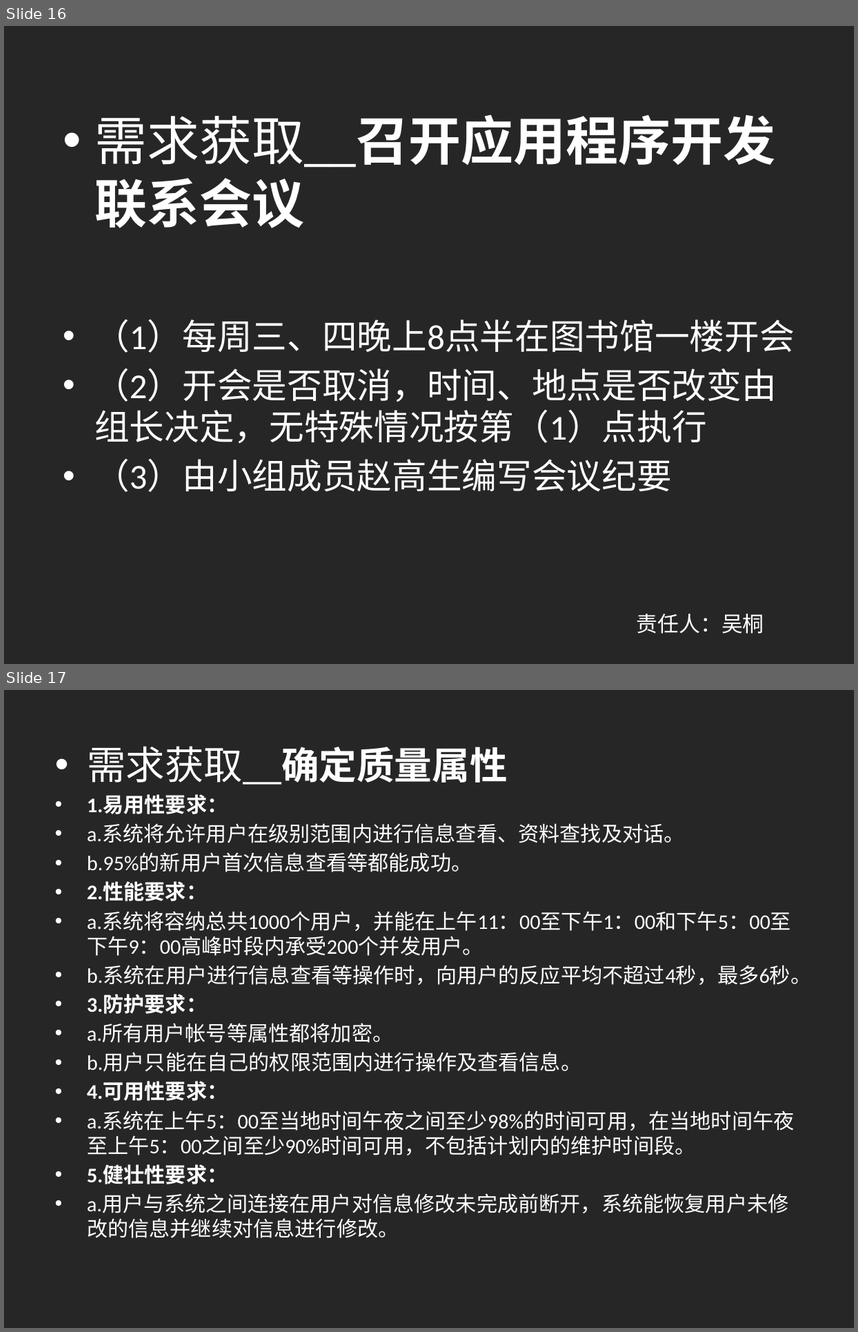
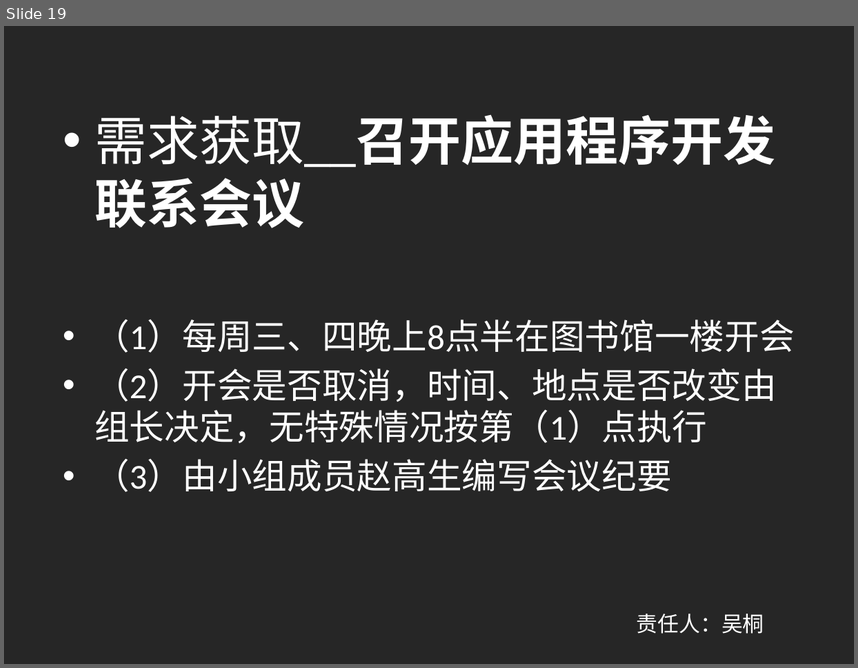
Before and after one commit to shangzhaoxiaozi/PRD-21, a slide deck: PRD-21-C2/非受控文档/本周提交文档/需求工程计划.pptx. Shown one above the other, each under a label of ours: slides 16 and 17 before the commit, slide 19 after it. The pictures are 858x1332 and 858x668 pixels, drawn with LibreOffice and Linux fonts; fonts in the diff are those of the drawing. Boxes give left, top, right and bottom in pixels: in the first picture for what was removed or moved away, otherwise in the second. Text is boxed around its words. In the diff, an @@ line names an element or a change of style, - is before the commit and + after.

```diff
--- a/PRD-21-C2/非受控文档/本周提交文档/需求工程计划.pptx
+++ b/PRD-21-C2/非受控文档/本周提交文档/需求工程计划.pptx
@@ slide 17 removed at [4, 690, 854, 1328], background #262626 @@
@@ text removed at [87, 746, 811, 1238] @@
-• 需求获取__确定质量属性
-• 1.易用性要求：
-• a.系统将允许用户在级别范围内进行信息查看、资料查找及对话。
-• b.95%的新用户首次信息查看等都能成功。
-• 2.性能要求：
-• a.系统将容纳总共1000个用户，并能在上午11：00至下午1：00和下午5：00至下午9：00高峰时段内承受200个并发用户。
-• b.系统在用户进行信息查看等操作时，向用户的反应平均不超过4秒，最多6秒。
-• 3.防护要求：
-• a.所有用户帐号等属性都将加密。
-• b.用户只能在自己的权限范围内进行操作及查看信息。
-• 4.可用性要求：
-• a.系统在上午5：00至当地时间午夜之间至少98%的时间可用，在当地时间午夜至上午5：00之间至少90%时间可用，不包括计划内的维护时间段。
-• 5.健壮性要求：
-• a.用户与系统之间连接在用户对信息修改未完成前断开，系统能恢复用户未修改的信息并继续对信息进行修改。
@@ what was slide 16 is now slide 19 @@
```
Also in this commit, not shown: 5 slides changed, 3 slides added, 2 other slides removed, 2 other files.
